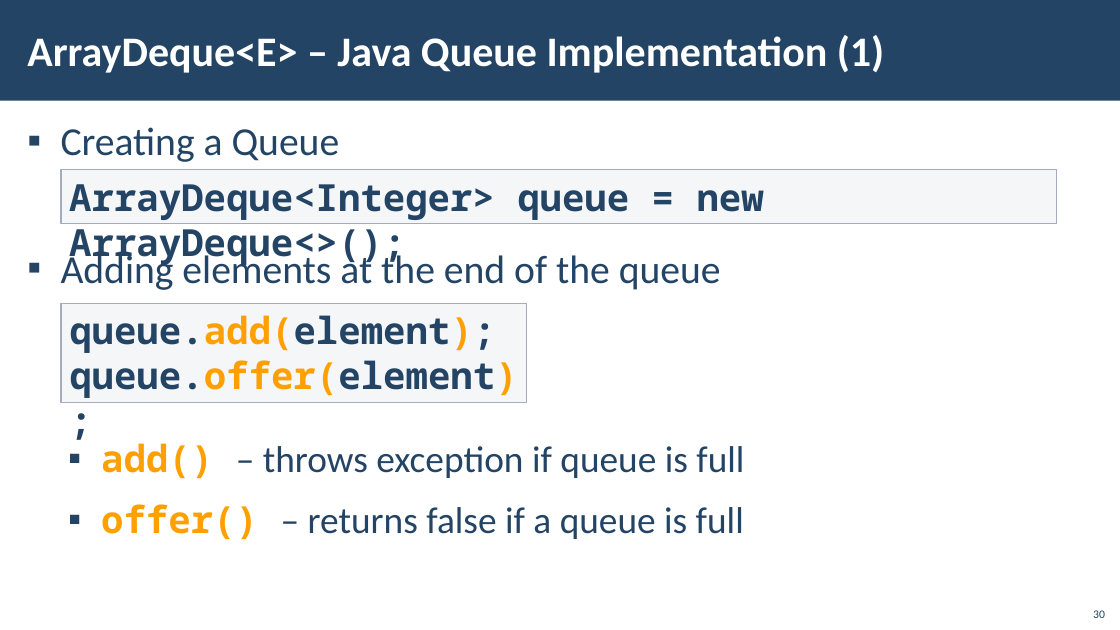
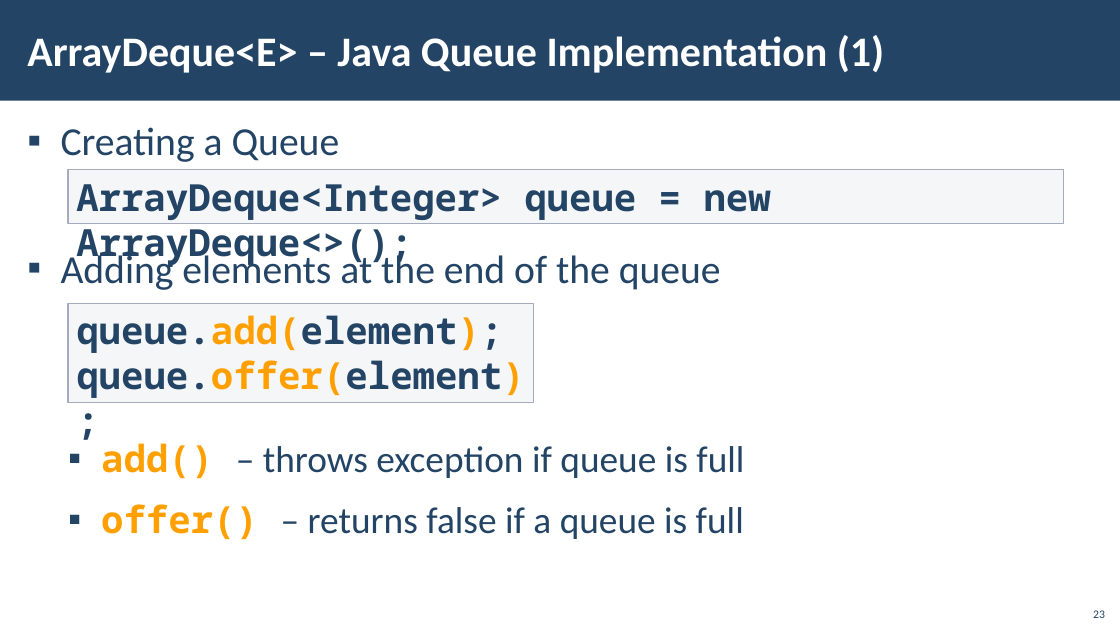
Before and after one commit to PetarPechev/Learning-Software-development, a slide deck: slide 23 of SoftUni/Java/Java Advanced/01. Stacks and Queues/01. Java-Advanced-Stacks-And-Queues.pptx (slide 30 before the commit). Drawn at 1120x630 pixels with LibreOffice and Linux fonts; fonts in the diff are those of the drawing; background and template pictures are left out. Boxes give left, top, right and bottom in pixels: in the first picture for what was removed or moved away, otherwise in the second. Text is boxed around its words. In the diff, an @@ line names an element or a change of style, - is before the commit and + after.

```diff
--- a/SoftUni/Java/Java Advanced/01. Stacks and Queues/01. Java-Advanced-Stacks-And-Queues.pptx
+++ b/SoftUni/Java/Java Advanced/01. Stacks and Queues/01. Java-Advanced-Stacks-And-Queues.pptx
@@ rectangle "ArrayDeque<Integer> queue = new ArrayDeque<>();": place and size @@
-rectangle "ArrayDeque<Integer> queue = new ArrayDeque<>();" at bbox=[61, 170, 1058, 223]
+rectangle "ArrayDeque<Integer> queue = new ArrayDeque<>();" at bbox=[68, 170, 1065, 223]
@@ rectangle "queue.add(element);": place and size @@
-rectangle "queue.add(element);" at bbox=[61, 303, 527, 402]
+rectangle "queue.add(element);" at bbox=[68, 303, 534, 402]
@@ page number at bbox=[1093, 610, 1105, 618]: text changed @@
-30
+23
```
Also in this commit, not shown: 11 other slides changed, 7 slides removed, 4 other files.
